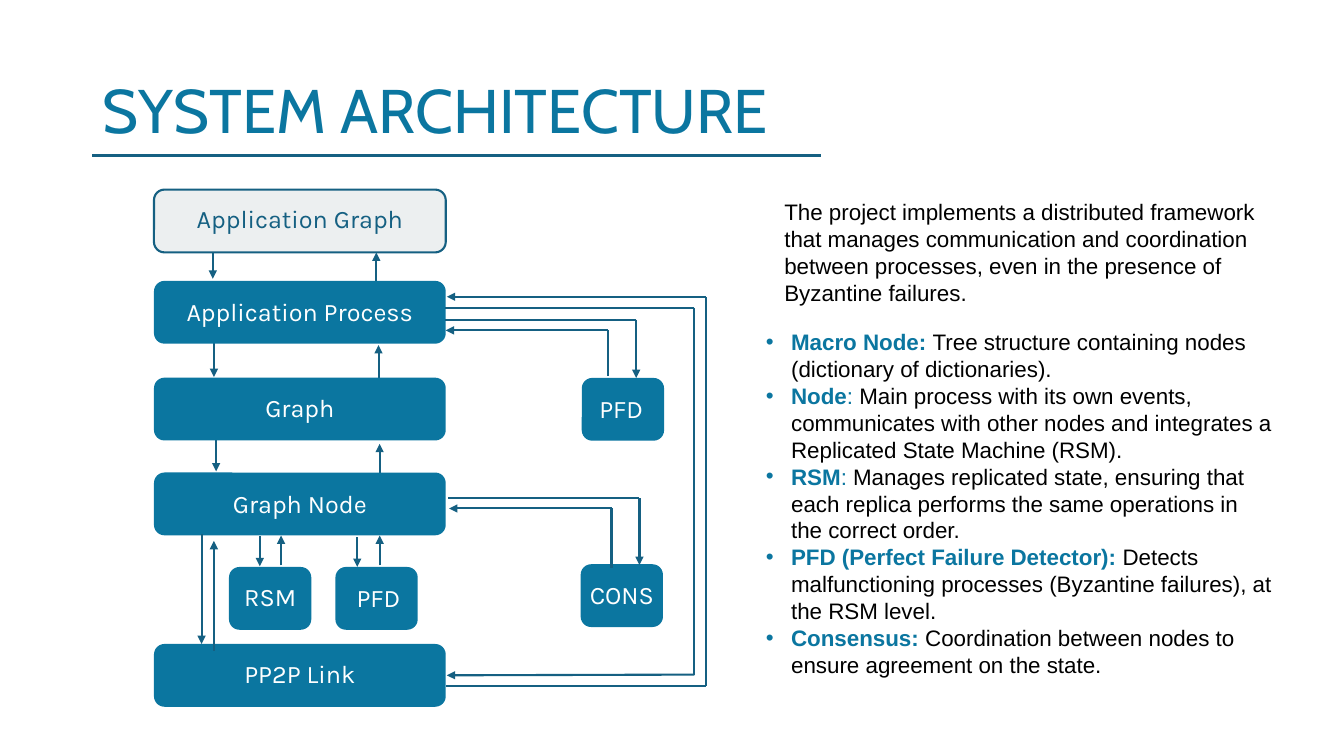
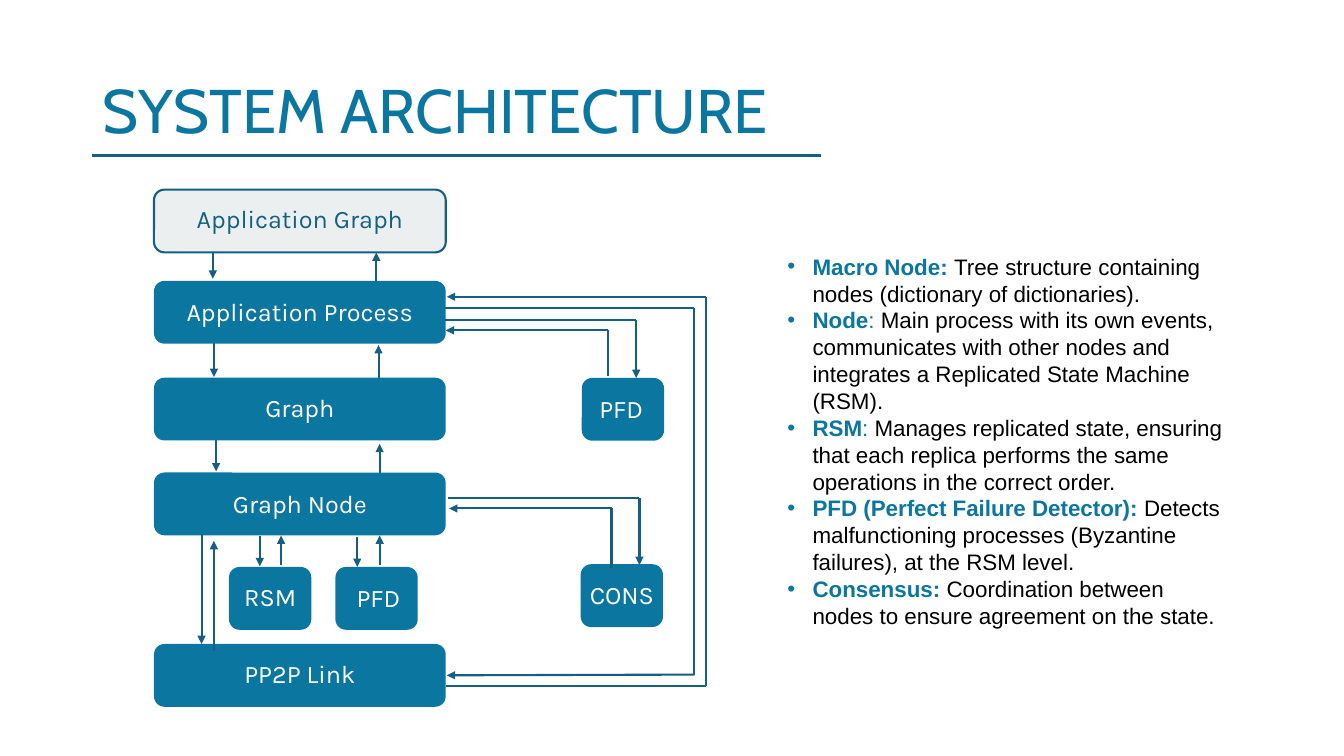
Before and after one commit to Teoz00/progettoDDS, a slide deck: slide 4 of DDS Presentation .pptx. Drawn at 1344x756 pixels with LibreOffice and Linux fonts; fonts in the diff are those of the drawing. Boxes give left, top, right and bottom in pixels: in the first picture for what was removed or moved away, otherwise in the second. Text is boxed around its words. In the diff, an @@ line names an element or a change of style, - is before the commit and + after.

```diff
--- a/DDS Presentation .pptx
+++ b/DDS Presentation .pptx
@@ text "Macro Node: Tree structure containing ..." rewrapped from bbox=[791, 333, 1272, 678] to bbox=[813, 258, 1222, 629] @@
@@ text removed at bbox=[784, 203, 1254, 306] @@
-The project implements a distributed framework that manages communication and coordination between processes, even in the presence of Byzantine failures.
```
Also in this commit, not shown: 5 other slides changed, 2 slides removed.
